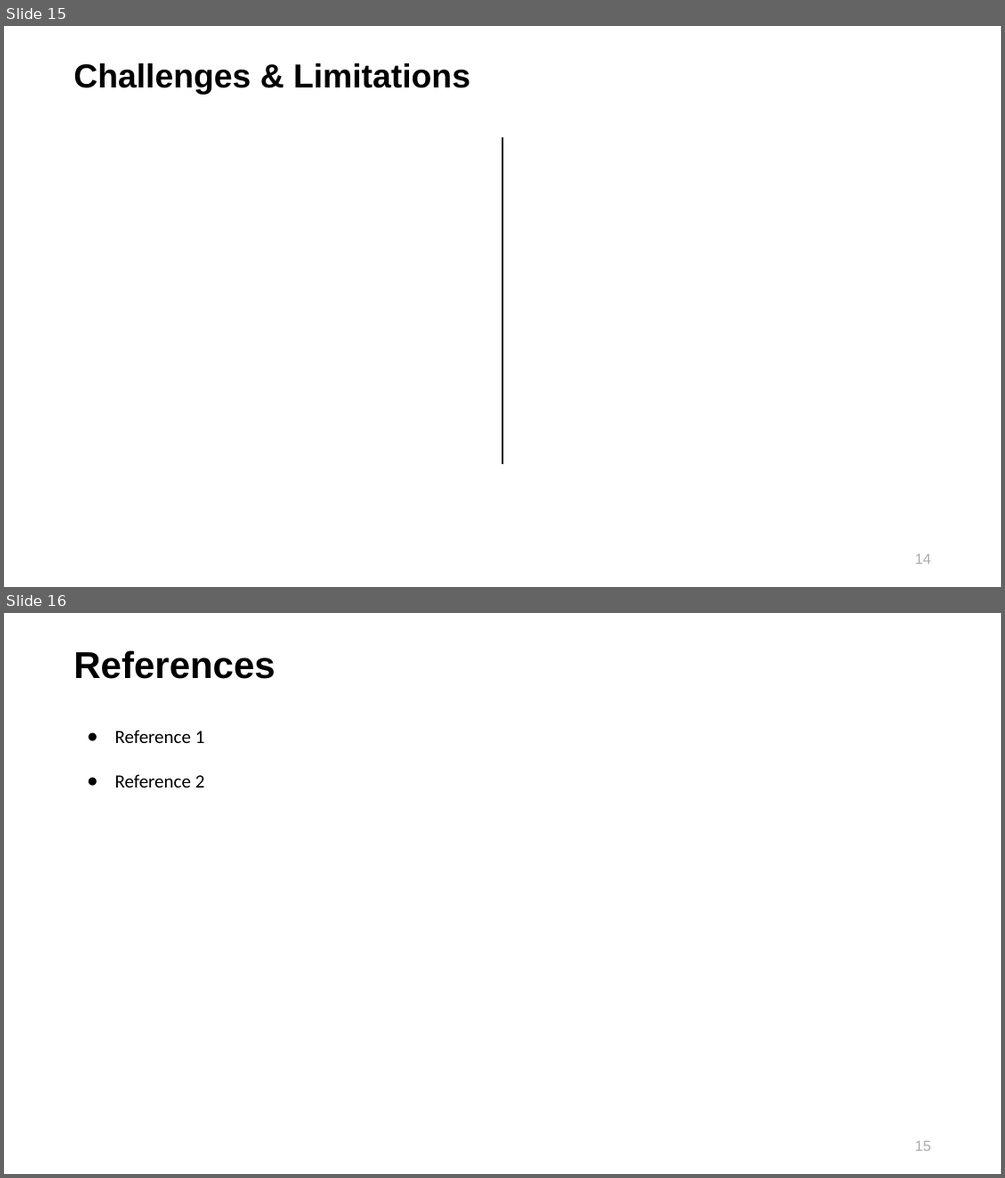
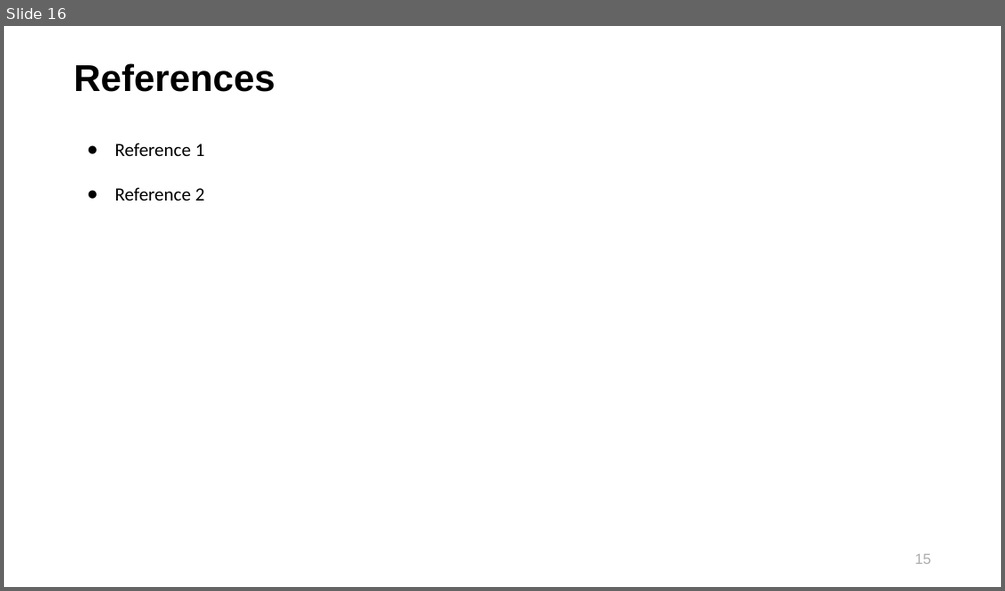
Before and after one commit to maringow/DataMiningGroupProject, a slide deck: Data Mining_Final Project_Hospital Ranking.pptx. Shown one above the other, each under a label of ours: slides 15 and 16 before the commit, slide 16 after it. The pictures are 1005x1178 and 1005x591 pixels, drawn with LibreOffice and Linux fonts; fonts in the diff are those of the drawing; background and template pictures are left out. Boxes give left, top, right and bottom in pixels: in the first picture for what was removed or moved away, otherwise in the second. Text is boxed around its words. In the diff, an @@ line names an element or a change of style, - is before the commit and + after.

```diff
--- a/Data Mining_Final Project_Hospital Ranking.pptx
+++ b/Data Mining_Final Project_Hospital Ranking.pptx
@@ slide 15 removed at [4, 26, 1001, 587], background picture (left out) @@
@@ title removed at [73, 63, 470, 95] @@
-Challenges & Limitations
@@ line removed from (502, 137) to (502, 464) @@
@@ page number removed at [914, 554, 930, 564] @@
-14
```
Also in this commit, not shown: 2 slides added, 1 other slide removed.
